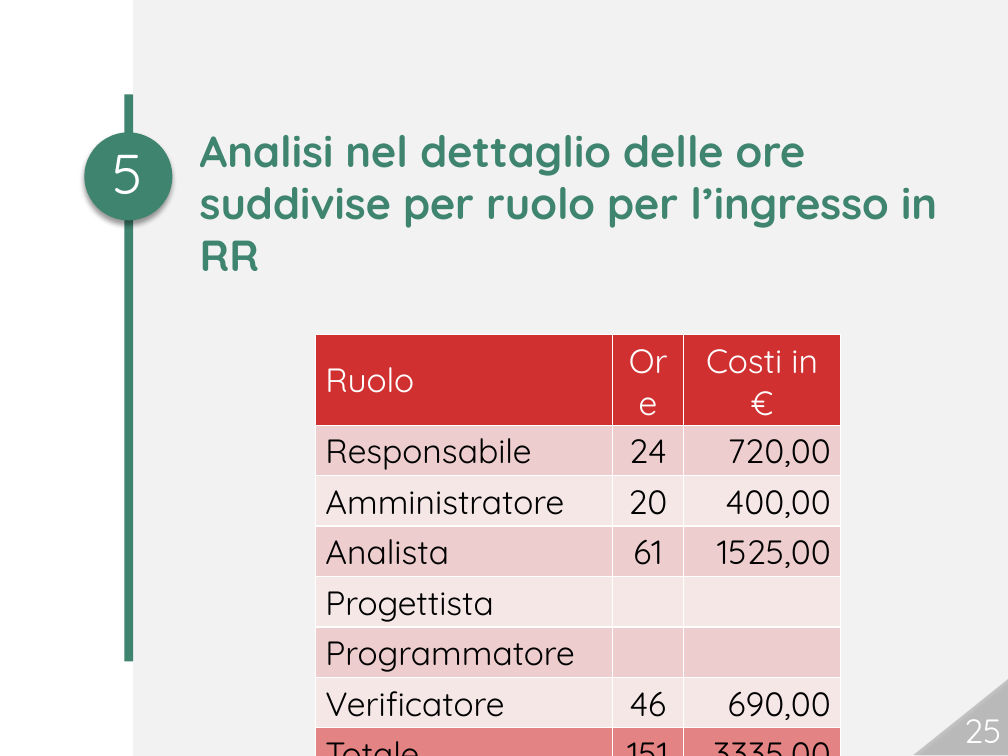
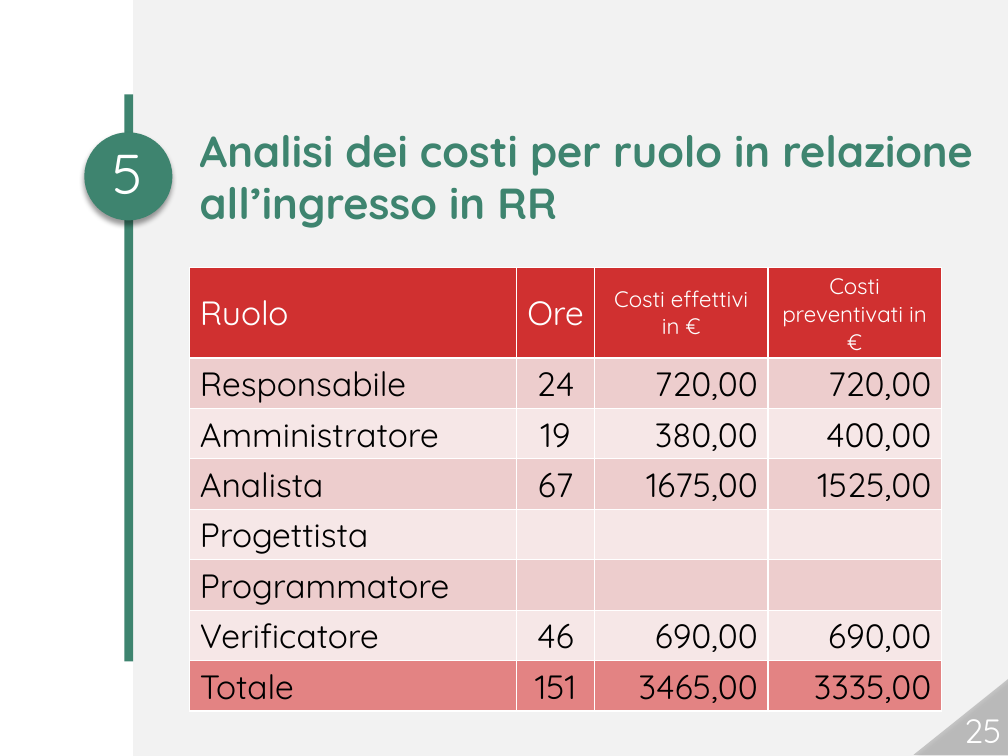
Before and after one commit to Italiaracerx/progettoSWE, a slide deck: slide 25 of Presentazione/Presentazione 26-01-2018.pptx. Drawn at 1008x756 pixels with LibreOffice and Linux fonts; fonts in the diff are those of the drawing; background and template pictures are left out. Boxes give left, top, right and bottom in pixels: in the first picture for what was removed or moved away, otherwise in the second. Text is boxed around its words. In the diff, an @@ line names an element or a change of style, - is before the commit and + after.

```diff
--- a/Presentazione/Presentazione 26-01-2018.pptx
+++ b/Presentazione/Presentazione 26-01-2018.pptx
@@ text at (x1=200, y1=135, x2=973, y2=228): text changed @@
-Analisi nel dettaglio delle ore suddivise per ruolo per l’ingresso in RR
+Analisi dei costi per ruolo in relazione all’ingresso in RR
@@ table at (x1=190, y1=267, x2=940, y2=707) @@
-column 2: Ore | 24 | 20 | 61 |  |  | 46 | 151
-column 3: Costi in € | 720,00 | 400,00 | 1525,00 |  |  | 690,00 | 3335,00
+column 2: Ore | 24 | 19 | 67 |  |  | 46 | 151
+column 3: Costi effettivi in € | 720,00 | 380,00 | 1675,00 |  |  | 690,00 | 3465,00
+column 4: Costi preventivati in € | 720,00 | 400,00 | 1525,00 |  |  | 690,00 | 3335,00
@@ table resized from (x1=316, y1=335, x2=841, y2=724) to (x1=190, y1=267, x2=940, y2=707) @@
```
Also in this commit, not shown: 1 other slide changed, 3 other files.
